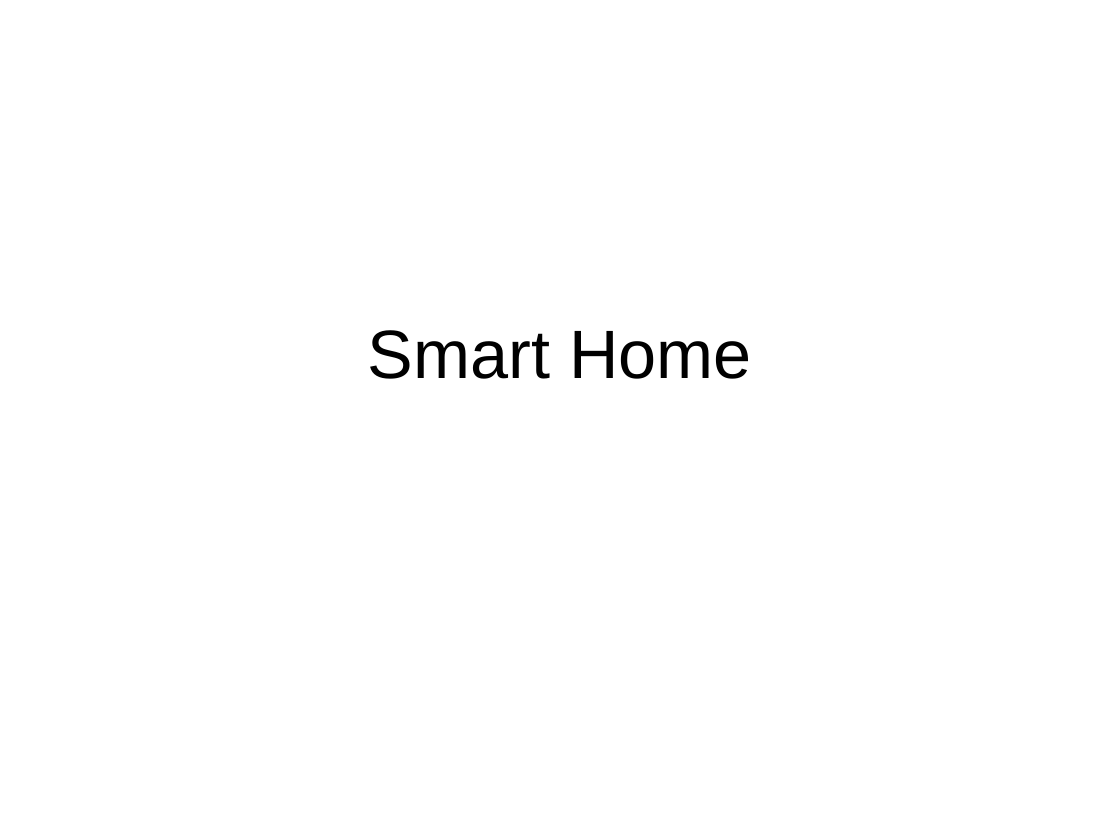
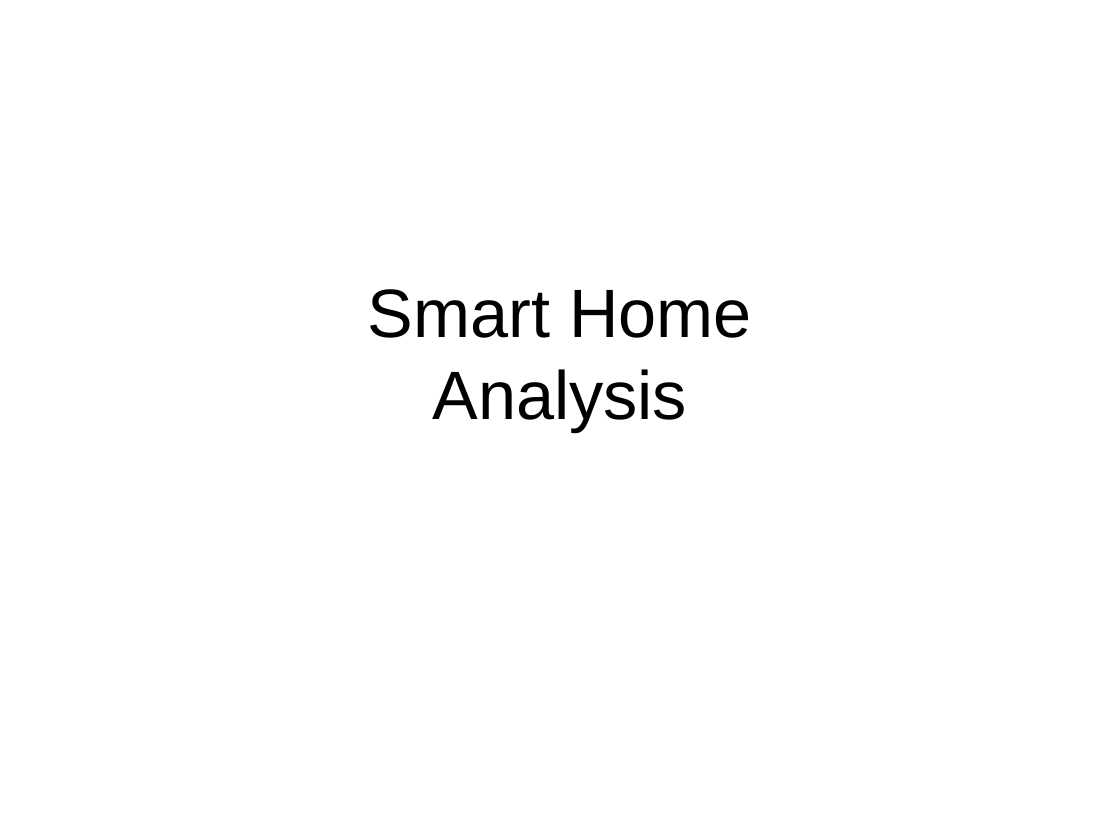
Before and after one commit to rbonifacio/variability-management-research, a slide deck: slide 1 of VariabilityManagement/docs/casestudies/smart-home/results.ppt. Drawn at 1120x840 pixels with LibreOffice and Linux fonts; fonts in the diff are those of the drawing. Boxes give left, top, right and bottom in pixels: in the first picture for what was removed or moved away, otherwise in the second. Text is boxed around its words. In the diff, an @@ line names an element or a change of style, - is before the commit and + after.

```diff
--- a/VariabilityManagement/docs/casestudies/smart-home/results.ppt
+++ b/VariabilityManagement/docs/casestudies/smart-home/results.ppt
@@ title at <box>368,289,752,431</box>: text changed @@
-Smart Home
+Smart Home
+Analysis
```
Also in this commit, not shown: 3 other slides changed, 9 slides added.
